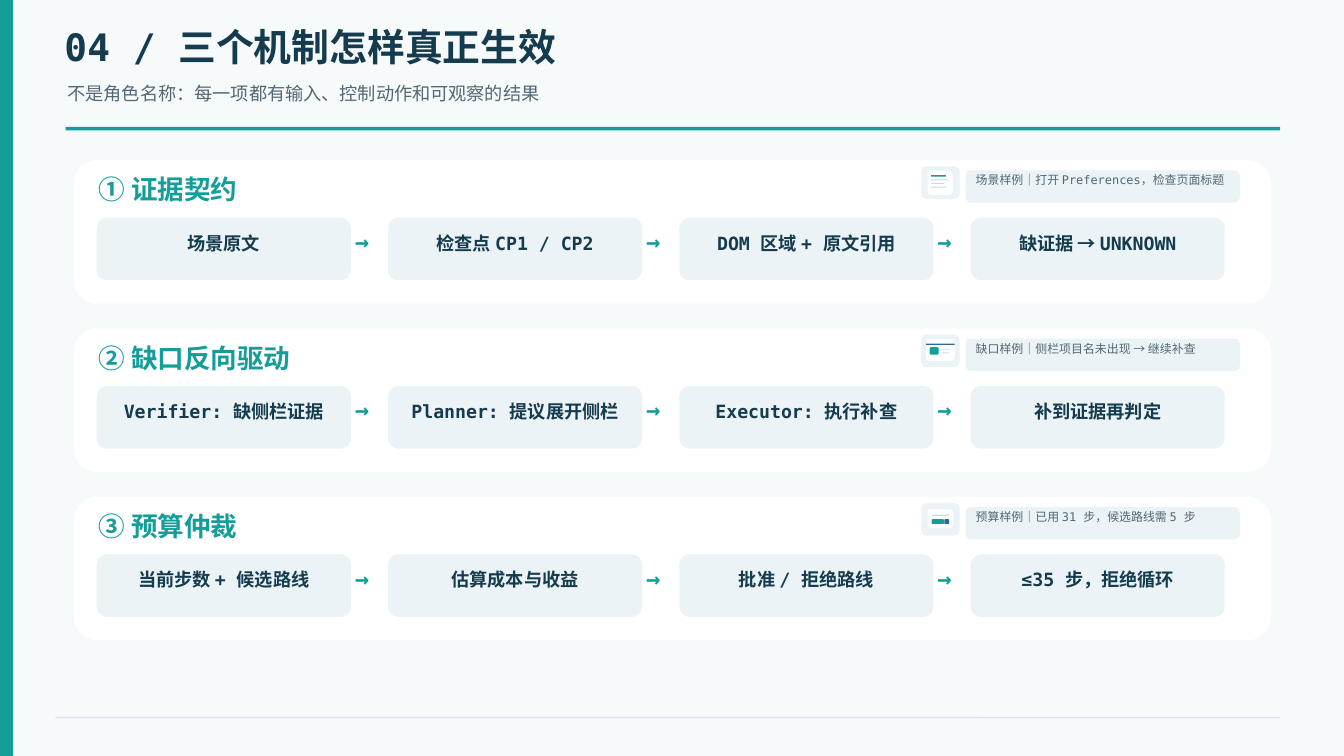
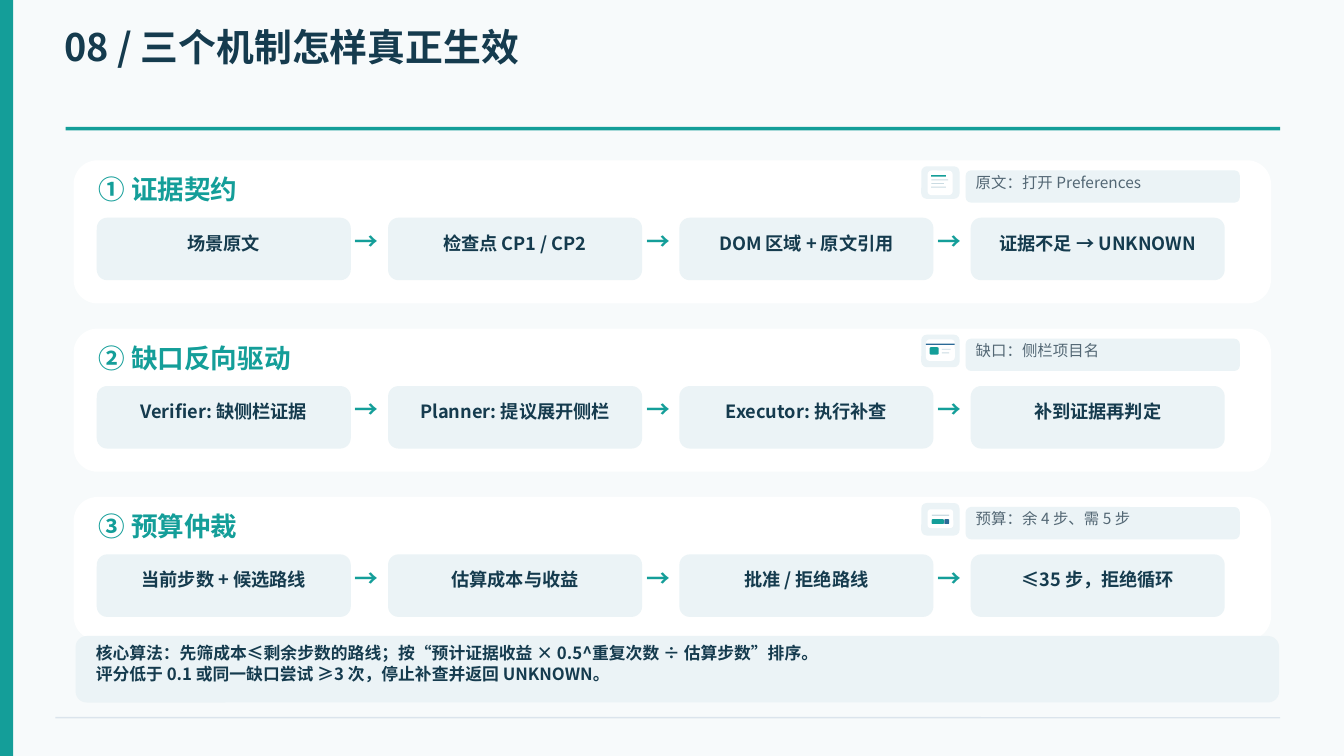
Before and after one commit to LockiYu/WebAppTester, a slide deck: slide 9 of 2-张诗豪组-中期汇报.pptx (slide 5 before the commit). Drawn at 1344x756 pixels with LibreOffice and Linux fonts; fonts in the diff are those of the drawing. Boxes give left, top, right and bottom in pixels: in the first picture for what was removed or moved away, otherwise in the second. Text is boxed around its words. In the diff, an @@ line names an element or a change of style, - is before the commit and + after.

```diff
--- a/2-张诗豪组-中期汇报.pptx
+++ b/2-张诗豪组-中期汇报.pptx
@@ text at <box>64,29,519,65</box>: text changed; font DejaVu Sans Mono to Noto Sans CJK SC @@
-04 / 三个机制怎样真正生效
+08 / 三个机制怎样真正生效
@@ text removed at <box>68,84,540,102</box> @@
-不是角色名称：每一项都有输入、控制动作和可观察的结果
@@ text at <box>976,175,1141,189</box>: text changed; size 8.5 to 11 pt; font DejaVu Sans Mono to Noto Sans CJK SC @@
-场景样例｜打开 Preferences，检查页面标题
+原文：打开 Preferences
@@ text at <box>1000,234,1196,252</box>: text changed; font DejaVu Sans Mono to Noto Sans CJK SC @@
-缺证据 → UNKNOWN
+证据不足 → UNKNOWN
@@ text at <box>976,343,1099,357</box>: text changed; size 8.5 to 11 pt; font DejaVu Sans Mono to Noto Sans CJK SC @@
-缺口样例｜侧栏项目名未出现 → 继续补查
+缺口：侧栏项目名
@@ text at <box>976,511,1130,525</box>: text changed; size 8.5 to 11 pt; font DejaVu Sans Mono to Noto Sans CJK SC @@
-预算样例｜已用 31 步，候选路线需 5 步
+预算：余 4 步、需 5 步
@@ font DejaVu Sans Mono to Noto Sans CJK SC in 17 elements at <box>443,234,587,252</box>, <box>719,234,894,252</box>, <box>140,402,307,420</box>, <box>420,402,610,420</box>, <box>726,402,887,420</box>, <box>142,570,306,588</box>, <box>744,570,869,588</box>, <box>1021,570,1174,589</box>, <box>353,227,381,262</box>, <box>644,227,673,262</box>, <box>936,227,964,262</box>, <box>353,395,381,431</box>, <box>644,395,673,431</box>, <box>936,395,964,431</box>, <box>353,564,381,599</box>, <box>644,564,673,599</box>, <box>936,564,964,599</box> @@
@@ rounded rectangle added at <box>76,636,1279,703</box>, fill #EBF3F6 @@
@@ text added at <box>96,644,818,682</box>, 12 pt, text #153B4E, bold @@
+核心算法：先筛成本≤剩余步数的路线；按“预计证据收益 × 0.5^重复次数 ÷ 估算步数”排序。
+评分低于 0.1 或同一缺口尝试 ≥3 次，停止补查并返回 UNKNOWN。
```
Also in this commit, not shown: 16 other slides changed, 3 slides added, 1 slide removed.
